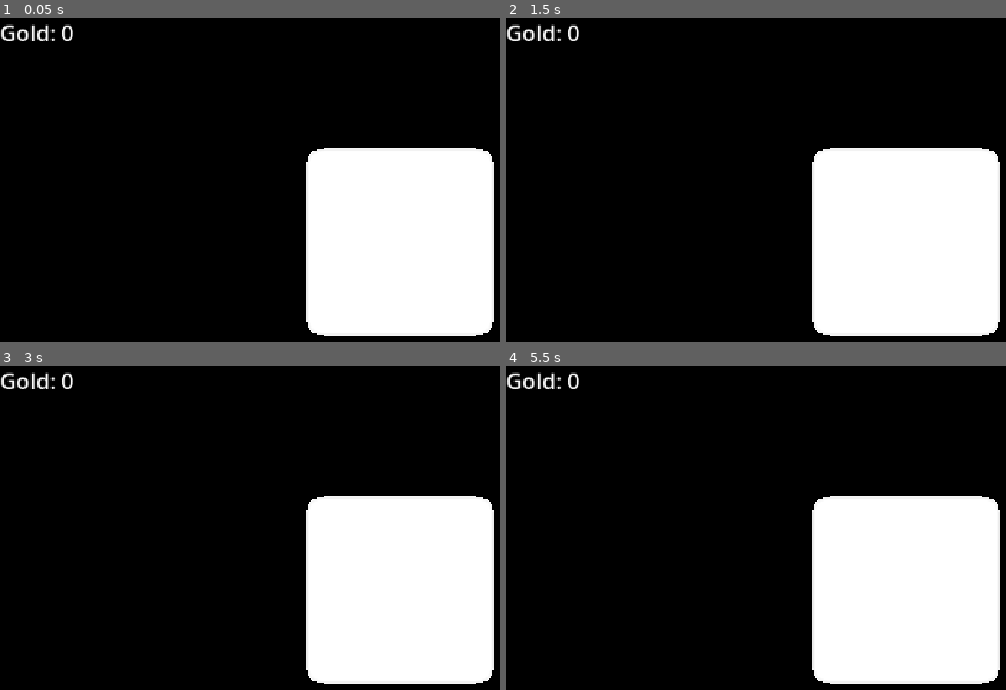
Above: before the commit, frames 1-4 (two rows, left to right).
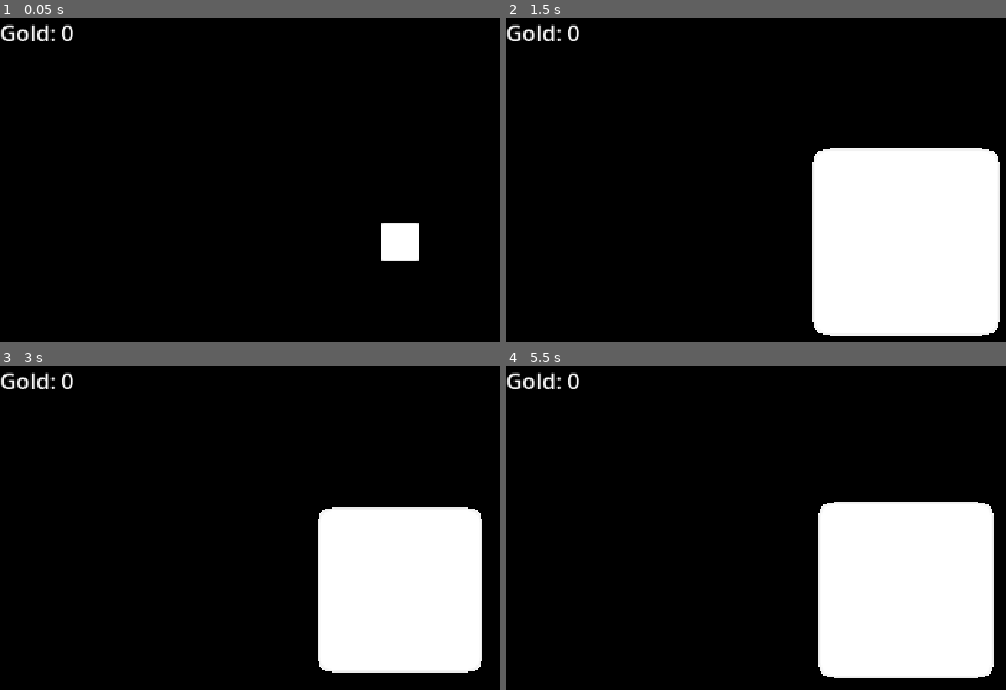
Above: after the commit, the same moments.

Repository: CyberSugarStudios/clickerCube
Game: Godot game, scene res://scenes/main.tscn
Same seed, same stepped clock (60 frames per second), same inputs: the game is played once before the commit and once after it.
Inputs (mouse positions are in pixels of both pictures, inside the frame that each line leads up to):
- Up to frame 1 (0.05 s): no input
- Up to frame 2 (1.5 s): tap Enter at 0.5 s; move the mouse to (outside the picture) at 0.52 s; click (outside the picture) at 0.67 s; tap Space at 1.25 s; move the mouse to (746, 264) at 1.27 s; click (746, 264) at 1.42 s
- Up to frame 3 (3 s): tap Enter at 2 s; move the mouse to (480, 492) at 2.02 s; click (480, 492) at 2.17 s; tap Space at 2.75 s; move the mouse to (360, 680) at 2.77 s; click (360, 680) at 2.92 s
- Up to frame 4 (5.5 s): move the mouse to (outside the picture) at 3.52 s; click (outside the picture) at 3.67 s; tap Enter at 4.25 s; move the mouse to (666, 521) at 4.27 s; click (666, 521) at 4.42 s; tap Space at 5 s; move the mouse to (946, 589) at 5.02 s; click (946, 589) at 5.17 s

The runs differ from the first frame. In frame 1, 21% of the frame differs, in the area x 61-99%, y 40-99%; in frame 2, nothing differs; in frame 3, 5.0%; in frame 4, 2.6%.

Commit message:
Add hit squash and break animations

Diff:
--- a/clickerCube/scenes/cube.tscn
+++ b/clickerCube/scenes/cube.tscn
@@ -8,7 +8,7 @@
 [node name="Cube" type="StaticBody3D" unique_id=167588988]
 script = ExtResource("1_8viuf")
 
-[node name="cube" parent="." unique_id=1073841540 instance=ExtResource("2_i7q2r")]
+[node name="Model" parent="." unique_id=1073841540 instance=ExtResource("2_i7q2r")]
 
 [node name="CollisionShape3D" type="CollisionShape3D" parent="." unique_id=849457780]
 shape = SubResource("BoxShape3D_53m36")
--- a/clickerCube/scripts/cube.gd
+++ b/clickerCube/scripts/cube.gd
@@ -4,34 +4,53 @@
 #region - INIT
 signal broken(gold_reward: float)
 
-#region - EXPORTS
+#region - VARS
+var is_broken: bool = false
+var cur_hp: float
+var hit_tween: Tween
+
+#region - EXPORT VARS
 @export var max_hp: float = 10
 @export var gold_reward: float = 10
 #endregion
 
-#region - VARS
-var is_broken: bool = false
-
-var cur_hp: float
+#region - ONREADY VARS
+@onready var model: Node3D = $Model
+#endregion
 #endregion
 #endregion
 
 func _ready() -> void:
+	model.scale = Vector3.ZERO
+	var grow_tween := create_tween()
+	grow_tween.tween_property(model, "scale", Vector3.ONE, 0.2)
 	cur_hp = max_hp
 
 func take_damage(amount: float) -> void:
 	if is_broken:
 		return
 	cur_hp -= amount
-	#tween a slight shrink and return to normal size
+	play_hit_squash()
 	if cur_hp <= 0:
 		kill_cube()
 
+func play_hit_squash() -> void:
+	if hit_tween:
+		hit_tween.kill()
+	model.scale = Vector3.ONE
+	hit_tween = create_tween()
+	hit_tween.tween_property(model, "scale", Vector3(0.9, 0.9, 0.9), 0.05)
+	hit_tween.tween_property(model, "scale", Vector3.ONE, 0.5)
+
 func kill_cube() -> void:
 	is_broken = true
-	#tween a rapid shrink
+	$CollisionShape3D.set_deferred("disabled", true)
 	broken.emit(gold_reward)
-	queue_free()
+	if hit_tween:
+		hit_tween.kill()
+	var break_tween := create_tween()
+	break_tween.tween_property(model, "scale", Vector3.ZERO, 0.1)
+	break_tween.tween_callback(queue_free)
 
 func _on_input_event(_camera: Node, event: InputEvent, _event_position: Vector3, _normal: Vector3, _shape_idx: int) -> void:
 	if event is InputEventMouseButton and event.button_index == MOUSE_BUTTON_LEFT and event.is_pressed():
--- a/clickerCube/scripts/cube_grid.gd
+++ b/clickerCube/scripts/cube_grid.gd
@@ -18,5 +18,4 @@
 
 func _on_cube_broken(gold_reward: float) -> void:
 	GameState.add_gold(gold_reward)
-	print("Gold: ", GameState.gold)
 	spawn_cube()
